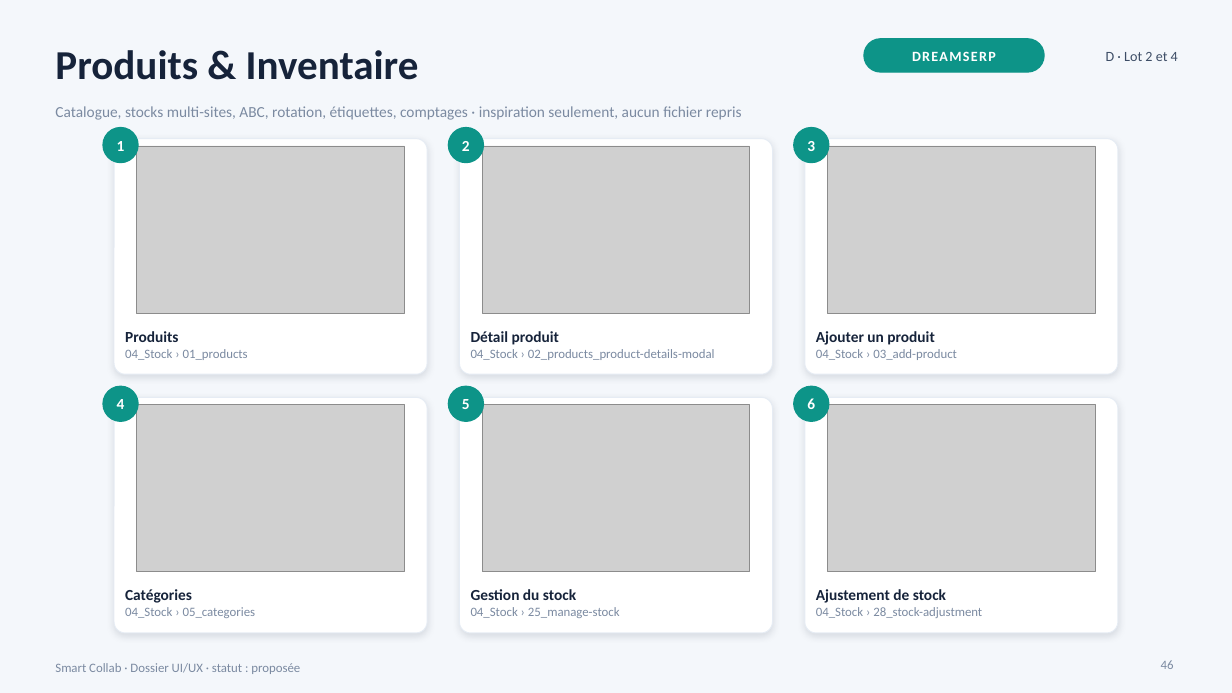
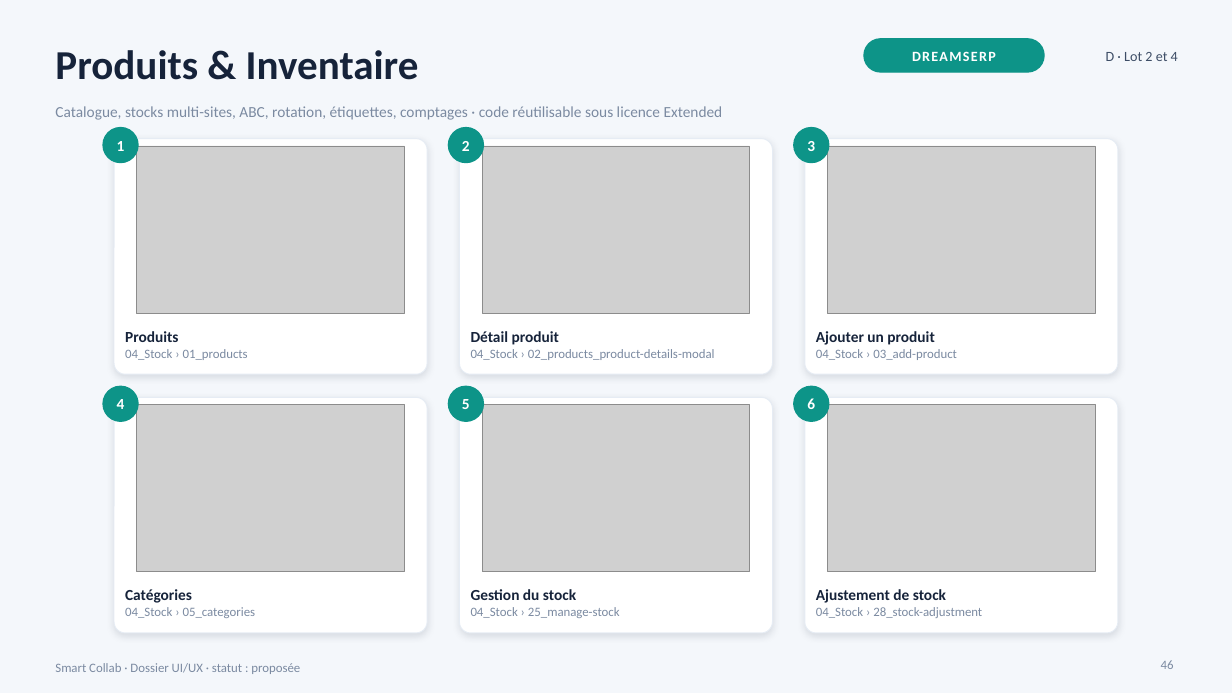
Before and after one commit to Sydney854/smart-collab, a slide deck: slide 46 of 05_UI_UX/DOSSIER_UI_UX_MODULES.pptx. Drawn at 1232x693 pixels with LibreOffice and Linux fonts; fonts in the diff are those of the drawing; grey boxes stand for pictures. Boxes give left, top, right and bottom in pixels: in the first picture for what was removed or moved away, otherwise in the second. Text is boxed around its words. In the diff, an @@ line names an element or a change of style, - is before the commit and + after.

```diff
--- a/05_UI_UX/DOSSIER_UI_UX_MODULES.pptx
+++ b/05_UI_UX/DOSSIER_UI_UX_MODULES.pptx
@@ text at bbox=[55, 106, 723, 120]: text changed @@
-Catalogue, stocks multi-sites, ABC, rotation, étiquettes, comptages · inspiration seulement, aucun fichier repris
+Catalogue, stocks multi-sites, ABC, rotation, étiquettes, comptages · code réutilisable sous licence Extended
```
Also in this commit, not shown: 37 other slides changed, 15 other files.
